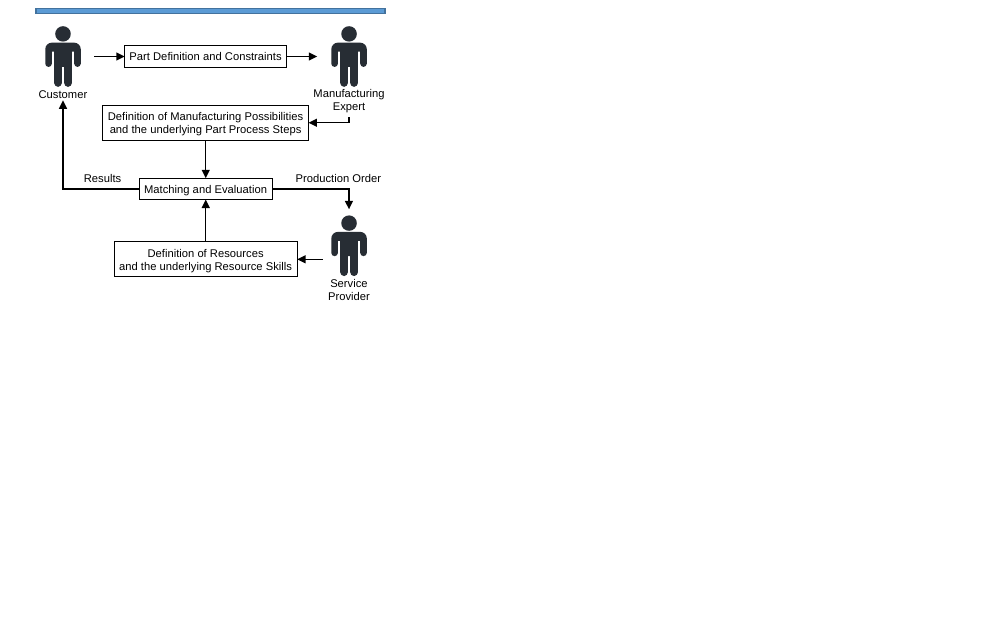
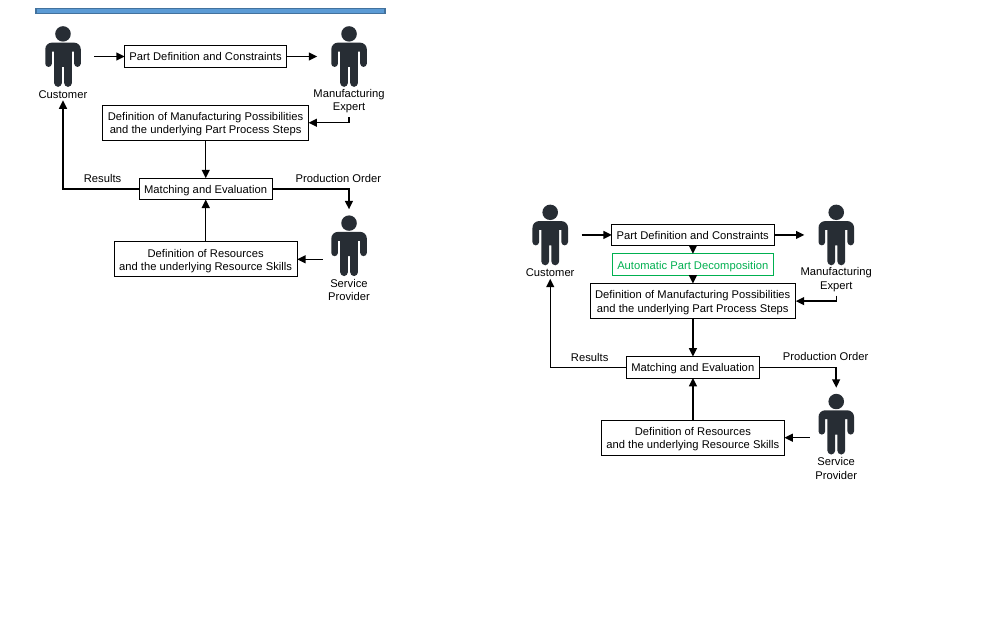
Before and after one commit to iswunistuttgart/plafosus, a slide deck: slide 4 of docs/docu_v1.pptx. Drawn at 1008x630 pixels with LibreOffice and Linux fonts; fonts in the diff are those of the drawing. Boxes give left, top, right and bottom in pixels: in the first picture for what was removed or moved away, otherwise in the second. Text is boxed around its words. In the diff, an @@ line names an element or a change of style, - is before the commit and + after.

Commit message:
Update

```diff
--- a/docs/docu_v1.pptx
+++ b/docs/docu_v1.pptx
@@ freeform shape added at [532, 205, 568, 265], fill #272D34 @@
@@ freeform shape added at [818, 205, 854, 265], fill #272D34 @@
@@ arrow added from (582, 235) to (612, 235), #000000 1 pt @@
@@ rectangle added at [612, 224, 774, 245], outline #000000 0.75 pt, 8 pt, text #000000 @@
+Part Definition and Constraints
@@ arrow added from (774, 235) to (804, 235), #000000 1 pt @@
@@ text added at [526, 268, 575, 276], 8 pt, text #000000 @@
+Customer
@@ rectangle added at [613, 254, 774, 275], outline #00B050 0.75 pt, 8 pt, text #00B050 @@
+Automatic Part Decomposition
@@ arrow added from (692, 246) to (692, 254), #000000 1 pt @@
@@ text added at [801, 267, 872, 291], 8 pt, text #000000 @@
+Manufacturing
+Expert
@@ elbow arrow added from (627, 367) to (550, 279), #000000 1 pt @@
@@ rectangle added at [590, 283, 795, 319], outline #000000 0.75 pt, 8 pt, text #000000 @@
+Definition of Manufacturing Possibilities
+and the underlying Part Process Steps
@@ arrow added from (692, 275) to (692, 283), #000000 1 pt @@
@@ elbow arrow added from (837, 295) to (796, 301), #000000 1 pt @@
@@ arrow added from (692, 319) to (692, 357), #000000 1 pt @@
@@ text added at [571, 353, 608, 361], 8 pt, text #000000 @@
+Results
@@ rectangle added at [627, 357, 760, 378], outline #000000 0.75 pt, 8 pt, text #000000 @@
+Matching and Evaluation
@@ text added at [783, 352, 869, 360], 8 pt, text #000000 @@
+Production Order
@@ arrow added from (692, 420) to (692, 378), #000000 1 pt @@
@@ elbow arrow added from (759, 367) to (837, 388), #000000 1 pt @@
@@ freeform shape added at [818, 394, 854, 455], fill #272D34 @@
@@ rectangle added at [602, 420, 785, 456], outline #000000 0.75 pt, 8 pt, text #000000 @@
+Definition of Resources
+and the underlying Resource Skills
@@ arrow added from (810, 437) to (784, 437), #000000 1 pt @@
@@ text added at [815, 457, 857, 479], 8 pt, text #000000 @@
+Service
+Provider
```
Also in this commit, not shown: 1 other slide changed.
